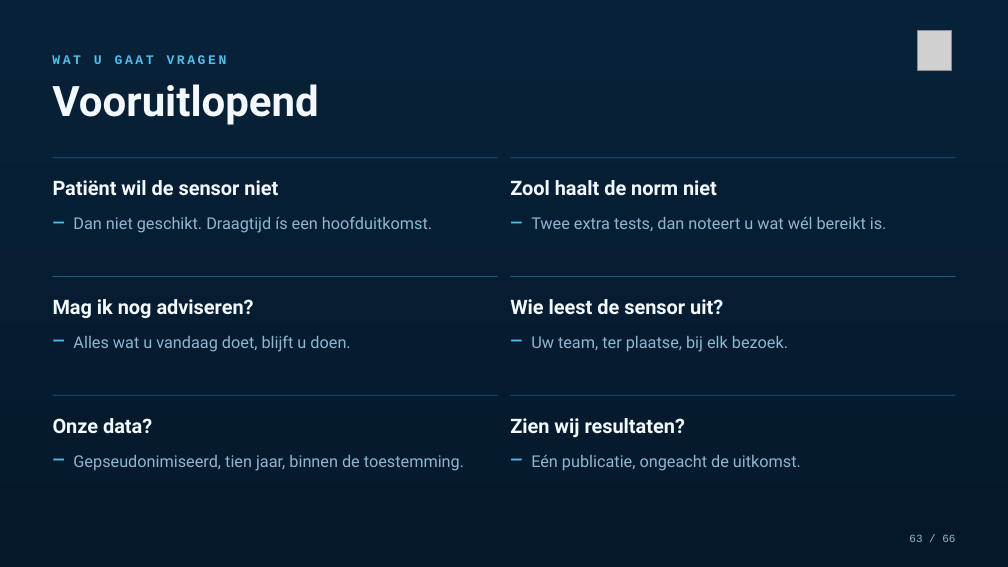
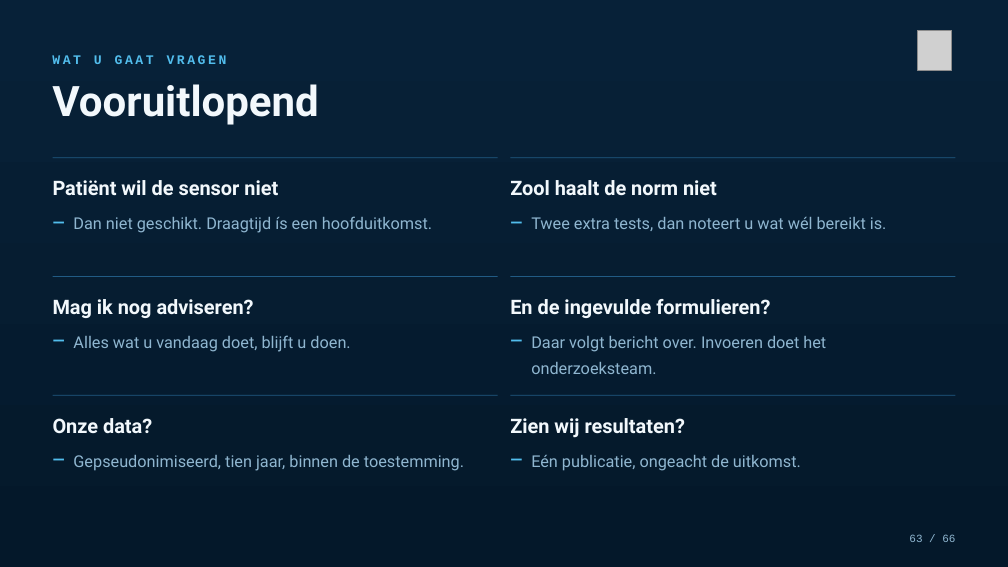
Before and after one commit to Dellfs/paradise-project, a slide deck: slide 63 of PARADISE_presentatie/PARADISE_opleidingssessie_voetklinieken.pptx. Drawn at 1008x567 pixels with LibreOffice and Linux fonts; fonts in the diff are those of the drawing; grey boxes stand for pictures. Boxes give left, top, right and bottom in pixels: in the first picture for what was removed or moved away, otherwise in the second. Text is boxed around its words. In the diff, an @@ line names an element or a change of style, - is before the commit and + after.

```diff
--- a/PARADISE_presentatie/PARADISE_opleidingssessie_voetklinieken.pptx
+++ b/PARADISE_presentatie/PARADISE_opleidingssessie_voetklinieken.pptx
@@ text at (510,299,770,318): text changed @@
-Wie leest de sensor uit?
+En de ingevulde formulieren?
@@ text at (531,336,826,374): text changed @@
-Uw team, ter plaatse, bij elk bezoek.
+Daar volgt bericht over. Invoeren doet het onderzoeksteam.
```
Also in this commit, not shown: 2 other files.
